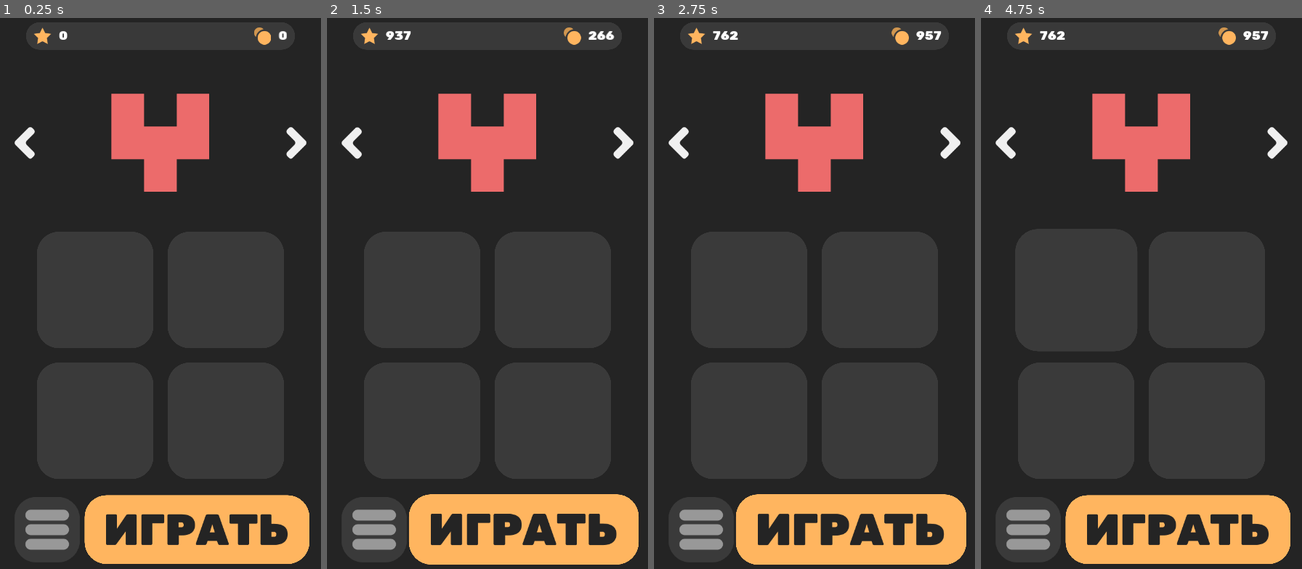
Above: before the commit, frames 1-4 (left to right).
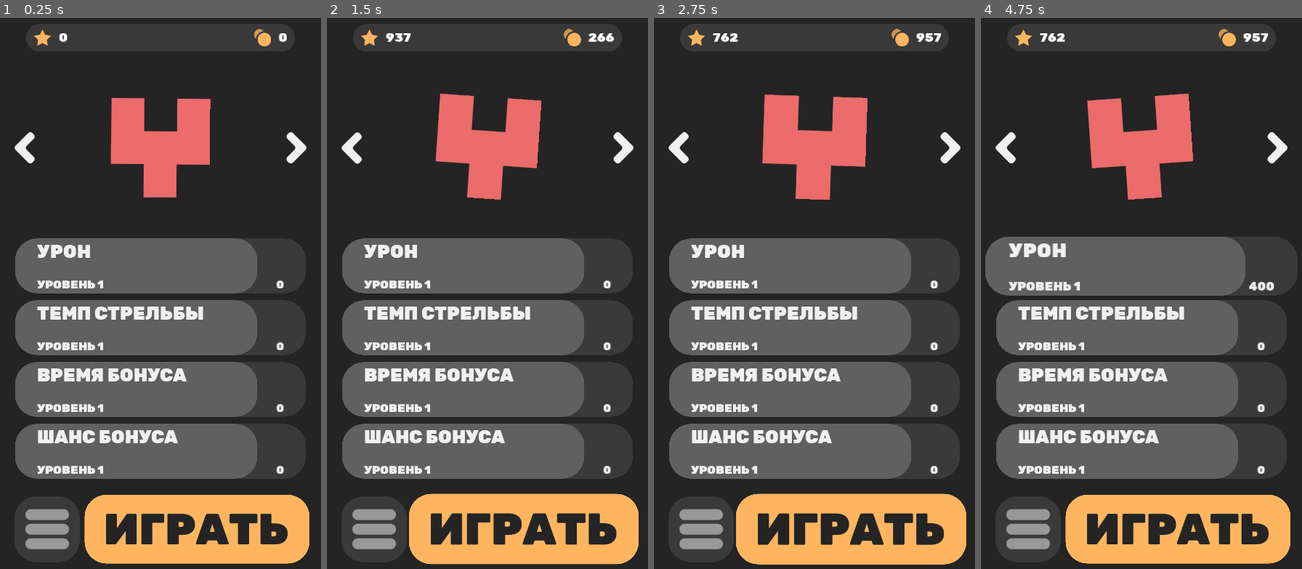
Above: after the commit, the same moments.

Repository: magwoo/Smash
Game: Godot game, scene res://scenes/interfaces/Main.tscn
The game is run twice, just before and just after one commit, with the same random seed, the same clock (stepped at 60 frames per second) and the same inputs.
Inputs (mouse positions are in pixels of both pictures, inside the frame that each line leads up to; where the layout moved, square brackets give the same spot in the first picture):
- Up to frame 1 (0.25 s): no input
- Up to frame 2 (1.5 s): click (387, 150) [387, 144] at 0.5 s; click (522, 530) at 1.25 s
- Up to frame 3 (2.75 s): click (849, 530) at 2 s
- Up to frame 4 (4.75 s): click (1241, 150) [1241, 144] at 2.75 s; click (1241, 150) [1241, 144] at 3.5 s; click (1141, 265) [1077, 287] at 4.25 s

The runs differ from the first frame. In frame 1, 31% of the frame differs, in the area x 4-97%, y 1-100%; in frame 2, 32%; in frame 3, 32%; in frame 4, 33%, in the area x 1-97%, y 1-100%.

Commit message:
added upgrade info

Diff:
--- a/global/Global.gd
+++ b/global/Global.gd
@@ -6,14 +6,14 @@
 
 const lerp_speed: float = 0.25	#lerp speed
 
-var timer: Timer
-
 var lerp_index: float = 1.0
 var time: float = 0.0
 var asint: float = 0.0
 
 var balance: int = 0
 var high_score: int = 0
+
+var upgrades: Array = [1, 1, 1, 1]
 
 var cut_number_dic: Dictionary = {
 	1: 'K',
@@ -25,20 +25,13 @@
 
 
 func _ready() -> void:
-	print('425 -> ',cut_number(425))
-	print('42521 -> ',cut_number(42521))
-	print('4252187 -> ',cut_number(4252187))
-	print('425218709 -> ',cut_number(425218709))
-	print('42521870911 -> ',cut_number(42521870911))
-	print('4252187091167 -> ',cut_number(4252187091167))
-	print('4252187091167476 -> ',cut_number(4252187091167476))
+	pass
 
 
 func _process(_delta: float) -> void:
 	time += _delta
 	lerp_index = lerp_speed * _delta * 60
-	asint = abs(sin(time))
-
+	asint = sin(time)
 
 static func get_lerp_speed() -> float:
 	return 0.25
--- a/project.godot
+++ b/project.godot
@@ -44,6 +44,11 @@
 
 common/drop_mouse_on_gui_input_disabled=true
 
+[locale]
+
+translations=PoolStringArray(  )
+locale_filter=[ 1, [ "en", "ru" ] ]
+
 [physics]
 
 common/enable_pause_aware_picking=true
--- /dev/null
+++ b/scenes/interfaces/Main.gd
@@ -0,0 +1 @@
+extends Control
--- a/scenes/interfaces/Main.tscn
+++ b/scenes/interfaces/Main.tscn
@@ -12,6 +12,11 @@
 [ext_resource path="res://resources/images/BalanceIcon.svg" type="Texture" id=10]
 [ext_resource path="res://scenes/interfaces/BalanceText.gd" type="Script" id=11]
 [ext_resource path="res://scenes/interfaces/PlayButton.gd" type="Script" id=12]
+[ext_resource path="res://scenes/interfaces/Main.gd" type="Script" id=13]
+[ext_resource path="res://scenes/interfaces/PlayerSelector.gd" type="Script" id=14]
+[ext_resource path="res://scenes/interfaces/Upgrade.gd" type="Script" id=15]
+[ext_resource path="res://resources/fonts/Rubik-Black.ttf" type="DynamicFontData" id=16]
+[ext_resource path="res://scenes/interfaces/UpgradeButton.gd" type="Script" id=17]
 
 [sub_resource type="StyleBoxFlat" id=1]
 bg_color = Color( 1, 1, 1, 0.0980392 )
@@ -20,6 +25,13 @@
 corner_radius_bottom_right = 40
 corner_radius_bottom_left = 40
 
+[sub_resource type="StyleBoxFlat" id=4]
+bg_color = Color( 0.376471, 0.376471, 0.376471, 1 )
+corner_radius_top_left = 48
+corner_radius_top_right = 48
+corner_radius_bottom_right = 48
+corner_radius_bottom_left = 48
+
 [sub_resource type="StyleBoxFlat" id=2]
 bg_color = Color( 0.227451, 0.227451, 0.227451, 1 )
 corner_radius_top_left = 48
@@ -27,6 +39,21 @@
 corner_radius_bottom_right = 48
 corner_radius_bottom_left = 48
 
+[sub_resource type="DynamicFont" id=5]
+size = 40
+use_filter = true
+font_data = ExtResource( 16 )
+
+[sub_resource type="DynamicFont" id=6]
+size = 26
+use_filter = true
+font_data = ExtResource( 16 )
+
+[sub_resource type="DynamicFont" id=7]
+size = 24
+use_filter = true
+font_data = ExtResource( 16 )
+
 [sub_resource type="StyleBoxFlat" id=3]
 bg_color = Color( 1, 0.709804, 0.372549, 1 )
 corner_radius_top_left = 48
@@ -35,12 +62,18 @@
 corner_radius_bottom_left = 48
 
 [node name="MainMenu" type="Control"]
-anchor_right = 1.0
-anchor_bottom = 1.0
+anchor_left = 0.5
+anchor_right = 0.5
+anchor_bottom = 1.0
+margin_left = -360.0
+margin_right = 360.0
+script = ExtResource( 13 )
 
 [node name="MainMargin" type="MarginContainer" parent="."]
 anchor_right = 1.0
 anchor_bottom = 1.0
+rect_min_size = Vector2( 720, 0 )
+size_flags_horizontal = 4
 custom_constants/margin_right = 32
 custom_constants/margin_left = 32
 
@@ -50,9 +83,9 @@
 margin_bottom = 1280.0
 
 [node name="Info" type="MarginContainer" parent="MainMargin/MainVBox"]
-margin_top = 8.0
-margin_right = 656.0
-margin_bottom = 148.0
+margin_top = 12.0
+margin_right = 656.0
+margin_bottom = 152.0
 size_flags_vertical = 6
 size_flags_stretch_ratio = 0.5
 custom_constants/margin_right = 32
@@ -127,11 +160,12 @@
 script = ExtResource( 11 )
 
 [node name="Player" type="HBoxContainer" parent="MainMargin/MainVBox"]
-margin_top = 161.0
-margin_right = 656.0
-margin_bottom = 481.0
+margin_top = 172.0
+margin_right = 656.0
+margin_bottom = 492.0
 rect_min_size = Vector2( 0, 320 )
 size_flags_vertical = 6
+script = ExtResource( 14 )
 
 [node name="PreviusButton" type="Button" parent="MainMargin/MainVBox/Player"]
 margin_right = 215.0
@@ -167,103 +201,290 @@
 press_scale = 0.95
 
 [node name="Upgrade" type="MarginContainer" parent="MainMargin/MainVBox"]
-margin_top = 485.0
-margin_right = 656.0
-margin_bottom = 1093.0
+margin_top = 500.0
+margin_right = 656.0
+margin_bottom = 1092.0
 rect_min_size = Vector2( 0, 420 )
 size_flags_vertical = 6
 size_flags_stretch_ratio = 1.75
-custom_constants/margin_right = 48
 custom_constants/margin_top = 32
-custom_constants/margin_left = 48
 custom_constants/margin_bottom = 32
-
-[node name="UpgradeGrid" type="GridContainer" parent="MainMargin/MainVBox/Upgrade"]
-margin_left = 56.0
+script = ExtResource( 15 )
+
+[node name="UpgradeGrid" type="VBoxContainer" parent="MainMargin/MainVBox/Upgrade"]
+margin_left = 8.0
 margin_top = 32.0
-margin_right = 600.0
-margin_bottom = 576.0
+margin_right = 648.0
+margin_bottom = 560.0
 size_flags_horizontal = 4
-custom_constants/vseparation = 32
-custom_constants/hseparation = 32
-columns = 2
+custom_constants/separation = 16
 
 [node name="UpgradeButton1" type="Button" parent="MainMargin/MainVBox/Upgrade/UpgradeGrid"]
-margin_right = 256.0
-margin_bottom = 256.0
-rect_min_size = Vector2( 256, 256 )
-focus_mode = 0
-custom_styles/hover = SubResource( 2 )
-custom_styles/pressed = SubResource( 2 )
-custom_styles/focus = SubResource( 2 )
-custom_styles/disabled = SubResource( 2 )
-custom_styles/normal = SubResource( 2 )
-enabled_focus_mode = 0
+margin_right = 640.0
+margin_bottom = 120.0
+rect_min_size = Vector2( 640, 120 )
+focus_mode = 0
+enabled_focus_mode = 0
+flat = true
 icon_align = 1
 expand_icon = true
-script = ExtResource( 1 )
-focus_scale = 1.05
-press_scale = 0.95
+script = ExtResource( 17 )
+buy_cost = 400
+
+[node name="ProgressBar" type="ProgressBar" parent="MainMargin/MainVBox/Upgrade/UpgradeGrid/UpgradeButton1"]
+anchor_right = 1.0
+anchor_bottom = 1.0
+mouse_filter = 2
+custom_styles/fg = SubResource( 4 )
+custom_styles/bg = SubResource( 2 )
+max_value = 1.2
+value = 1.0
+percent_visible = false
+
+[node name="TextMargin" type="MarginContainer" parent="MainMargin/MainVBox/Upgrade/UpgradeGrid/UpgradeButton1"]
+anchor_right = 1.0
+anchor_bottom = 1.0
+mouse_filter = 2
+custom_constants/margin_right = 48
+custom_constants/margin_top = 4
+custom_constants/margin_left = 48
+custom_constants/margin_bottom = 4
+
+[node name="Name" type="Label" parent="MainMargin/MainVBox/Upgrade/UpgradeGrid/UpgradeButton1/TextMargin"]
+margin_left = 48.0
+margin_top = 4.0
+margin_right = 592.0
+margin_bottom = 116.0
+size_flags_vertical = 1
+custom_colors/font_color = Color( 0.941176, 0.941176, 0.941176, 1 )
+custom_fonts/font = SubResource( 5 )
+text = "УРОН"
+
+[node name="Level" type="Label" parent="MainMargin/MainVBox/Upgrade/UpgradeGrid/UpgradeButton1/TextMargin"]
+margin_left = 48.0
+margin_top = 4.0
+margin_right = 592.0
+margin_bottom = 116.0
+size_flags_vertical = 1
+custom_colors/font_color = Color( 0.941176, 0.941176, 0.941176, 1 )
+custom_fonts/font = SubResource( 6 )
+text = "УРОВЕНЬ 1"
+valign = 2
+
+[node name="Cost" type="Label" parent="MainMargin/MainVBox/Upgrade/UpgradeGrid/UpgradeButton1/TextMargin"]
+margin_left = 48.0
+margin_top = 4.0
+margin_right = 592.0
+margin_bottom = 116.0
+size_flags_vertical = 1
+custom_colors/font_color = Color( 0.941176, 0.941176, 0.941176, 1 )
+custom_fonts/font = SubResource( 7 )
+text = "1.25K/1.5K"
+align = 2
+valign = 2
 
 [node name="UpgradeButton2" type="Button" parent="MainMargin/MainVBox/Upgrade/UpgradeGrid"]
-margin_left = 288.0
-margin_right = 544.0
+margin_top = 136.0
+margin_right = 640.0
 margin_bottom = 256.0
-rect_min_size = Vector2( 256, 256 )
-focus_mode = 0
-custom_styles/hover = SubResource( 2 )
-custom_styles/pressed = SubResource( 2 )
-custom_styles/focus = SubResource( 2 )
-custom_styles/disabled = SubResource( 2 )
-custom_styles/normal = SubResource( 2 )
-enabled_focus_mode = 0
+rect_min_size = Vector2( 640, 120 )
+focus_mode = 0
+enabled_focus_mode = 0
+flat = true
 icon_align = 1
 expand_icon = true
-script = ExtResource( 1 )
-focus_scale = 1.05
-press_scale = 0.95
+script = ExtResource( 17 )
+buy_cost = 100
+index = 2
+
+[node name="ProgressBar" type="ProgressBar" parent="MainMargin/MainVBox/Upgrade/UpgradeGrid/UpgradeButton2"]
+anchor_right = 1.0
+anchor_bottom = 1.0
+mouse_filter = 2
+custom_styles/fg = SubResource( 4 )
+custom_styles/bg = SubResource( 2 )
+max_value = 1.2
+value = 1.0
+percent_visible = false
+
+[node name="TextMargin" type="MarginContainer" parent="MainMargin/MainVBox/Upgrade/UpgradeGrid/UpgradeButton2"]
+anchor_right = 1.0
+anchor_bottom = 1.0
+mouse_filter = 2
+custom_constants/margin_right = 48
+custom_constants/margin_top = 4
+custom_constants/margin_left = 48
+custom_constants/margin_bottom = 4
+
+[node name="Name" type="Label" parent="MainMargin/MainVBox/Upgrade/UpgradeGrid/UpgradeButton2/TextMargin"]
+margin_left = 48.0
+margin_top = 4.0
+margin_right = 592.0
+margin_bottom = 116.0
+size_flags_vertical = 1
+custom_colors/font_color = Color( 0.941176, 0.941176, 0.941176, 1 )
+custom_fonts/font = SubResource( 5 )
+text = "ТЕМП СТРЕЛЬБЫ"
+
+[node name="Level" type="Label" parent="MainMargin/MainVBox/Upgrade/UpgradeGrid/UpgradeButton2/TextMargin"]
+margin_left = 48.0
+margin_top = 4.0
+margin_right = 592.0
+margin_bottom = 116.0
+size_flags_vertical = 1
+custom_colors/font_color = Color( 0.941176, 0.941176, 0.941176, 1 )
+custom_fonts/font = SubResource( 6 )
+text = "УРОВЕНЬ 1"
+valign = 2
+
+[node name="Cost" type="Label" parent="MainMargin/MainVBox/Upgrade/UpgradeGrid/UpgradeButton2/TextMargin"]
+margin_left = 48.0
+margin_top = 4.0
+margin_right = 592.0
+margin_bottom = 116.0
+size_flags_vertical = 1
+custom_colors/font_color = Color( 0.941176, 0.941176, 0.941176, 1 )
+custom_fonts/font = SubResource( 7 )
+text = "1.25K/1.5K"
+align = 2
+valign = 2
 
 [node name="UpgradeButton3" type="Button" parent="MainMargin/MainVBox/Upgrade/UpgradeGrid"]
-margin_top = 288.0
-margin_right = 256.0
-margin_bottom = 544.0
-rect_min_size = Vector2( 256, 256 )
-focus_mode = 0
-custom_styles/hover = SubResource( 2 )
-custom_styles/pressed = SubResource( 2 )
-custom_styles/focus = SubResource( 2 )
-custom_styles/disabled = SubResource( 2 )
-custom_styles/normal = SubResource( 2 )
-enabled_focus_mode = 0
+margin_top = 272.0
+margin_right = 640.0
+margin_bottom = 392.0
+rect_min_size = Vector2( 640, 120 )
+focus_mode = 0
+enabled_focus_mode = 0
+flat = true
 icon_align = 1
 expand_icon = true
-script = ExtResource( 1 )
-focus_scale = 1.05
-press_scale = 0.95
+script = ExtResource( 17 )
+buy_cost = 200
+index = 3
+
+[node name="ProgressBar" type="ProgressBar" parent="MainMargin/MainVBox/Upgrade/UpgradeGrid/UpgradeButton3"]
+anchor_right = 1.0
+anchor_bottom = 1.0
+mouse_filter = 2
+custom_styles/fg = SubResource( 4 )
+custom_styles/bg = SubResource( 2 )
+max_value = 1.2
+value = 1.0
+percent_visible = false
+
+[node name="TextMargin" type="MarginContainer" parent="MainMargin/MainVBox/Upgrade/UpgradeGrid/UpgradeButton3"]
+anchor_right = 1.0
+anchor_bottom = 1.0
+mouse_filter = 2
+custom_constants/margin_right = 48
+custom_constants/margin_top = 4
+custom_constants/margin_left = 48
+custom_constants/margin_bottom = 4
+
+[node name="Name" type="Label" parent="MainMargin/MainVBox/Upgrade/UpgradeGrid/UpgradeButton3/TextMargin"]
+margin_left = 48.0
+margin_top = 4.0
+margin_right = 592.0
+margin_bottom = 116.0
+size_flags_vertical = 1
+custom_colors/font_color = Color( 0.941176, 0.941176, 0.941176, 1 )
+custom_fonts/font = SubResource( 5 )
+text = "ВРЕМЯ БОНУСА"
+
+[node name="Level" type="Label" parent="MainMargin/MainVBox/Upgrade/UpgradeGrid/UpgradeButton3/TextMargin"]
+margin_left = 48.0
+margin_top = 4.0
+margin_right = 592.0
+margin_bottom = 116.0
+size_flags_vertical = 1
+custom_colors/font_color = Color( 0.941176, 0.941176, 0.941176, 1 )
+custom_fonts/font = SubResource( 6 )
+text = "УРОВЕНЬ 1"
+valign = 2
+
+[node name="Cost" type="Label" parent="MainMargin/MainVBox/Upgrade/UpgradeGrid/UpgradeButton3/TextMargin"]
+margin_left = 48.0
+margin_top = 4.0
+margin_right = 592.0
+margin_bottom = 116.0
+size_flags_vertical = 1
+custom_colors/font_color = Color( 0.941176, 0.941176, 0.941176, 1 )
+custom_fonts/font = SubResource( 7 )
+text = "1.25K/1.5K"
+align = 2
+valign = 2
 
 [node name="UpgradeButton4" type="Button" parent="MainMargin/MainVBox/Upgrade/UpgradeGrid"]
-margin_left = 288.0
-margin_top = 288.0
-margin_right = 544.0
-margin_bottom = 544.0
-rect_min_size = Vector2( 256, 256 )
-focus_mode = 0
-custom_styles/hover = SubResource( 2 )
-custom_styles/pressed = SubResource( 2 )
-custom_styles/focus = SubResource( 2 )
-custom_styles/disabled = SubResource( 2 )
-custom_styles/normal = SubResource( 2 )
-enabled_focus_mode = 0
+margin_top = 408.0
+margin_right = 640.0
+margin_bottom = 528.0
+rect_min_size = Vector2( 640, 120 )
+focus_mode = 0
+enabled_focus_mode = 0
+flat = true
 icon_align = 1
 expand_icon = true
-script = ExtResource( 1 )
-focus_scale = 1.05
-press_scale = 0.95
+script = ExtResource( 17 )
+buy_cost = 300
+index = 4
+
+[node name="ProgressBar" type="ProgressBar" parent="MainMargin/MainVBox/Upgrade/UpgradeGrid/UpgradeButton4"]
+anchor_right = 1.0
+anchor_bottom = 1.0
+mouse_filter = 2
+custom_styles/fg = SubResource( 4 )
+custom_styles/bg = SubResource( 2 )
+max_value = 1.2
+value = 1.0
+percent_visible = false
+
+[node name="TextMargin" type="MarginContainer" parent="MainMargin/MainVBox/Upgrade/UpgradeGrid/UpgradeButton4"]
+anchor_right = 1.0
+anchor_bottom = 1.0
+mouse_filter = 2
+custom_constants/margin_right = 48
+custom_constants/margin_top = 4
+custom_constants/margin_left = 48
+custom_constants/margin_bottom = 4
+
+[node name="Name" type="Label" parent="MainMargin/MainVBox/Upgrade/UpgradeGrid/UpgradeButton4/TextMargin"]
+margin_left = 48.0
+margin_top = 4.0
+margin_right = 592.0
+margin_bottom = 116.0
+size_flags_vertical = 1
+custom_colors/font_color = Color( 0.941176, 0.941176, 0.941176, 1 )
+custom_fonts/font = SubResource( 5 )
+text = "ШАНС БОНУСА"
+
+[node name="Level" type="Label" parent="MainMargin/MainVBox/Upgrade/UpgradeGrid/UpgradeButton4/TextMargin"]
+margin_left = 48.0
+margin_top = 4.0
+margin_right = 592.0
+margin_bottom = 116.0
+size_flags_vertical = 1
+custom_colors/font_color = Color( 0.941176, 0.941176, 0.941176, 1 )
+custom_fonts/font = SubResource( 6 )
+text = "УРОВЕНЬ 1"
+valign = 2
+
+[node name="Cost" type="Label" parent="MainMargin/MainVBox/Upgrade/UpgradeGrid/UpgradeButton4/TextMargin"]
+margin_left = 48.0
+margin_top = 4.0
+margin_right = 592.0
+margin_bottom = 116.0
+size_flags_vertical = 1
+custom_colors/font_color = Color( 0.941176, 0.941176, 0.941176, 1 )
+custom_fonts/font = SubResource( 7 )
+text = "1.25K/1.5K"
+align = 2
+valign = 2
 
 [node name="Buttom" type="MarginContainer" parent="MainMargin/MainVBox"]
-margin_top = 1097.0
-margin_right = 656.0
-margin_bottom = 1280.0
+margin_top = 1096.0
+margin_right = 656.0
+margin_bottom = 1279.0
 custom_constants/margin_bottom = 32
 
 [node name="ButtomHBox" type="HBoxContainer" parent="MainMargin/MainVBox/Buttom"]
--- /dev/null
+++ b/scenes/interfaces/PlayerSelector.gd
@@ -0,0 +1,33 @@
+extends HBoxContainer
+
+
+onready var player: TextureRect = $PlayerPreview
+onready var previus_button: ScaledButton = $PreviusButton
+onready var next_button: ScaledButton = $NextButton
+
+var player_init_angle: float = 0
+var player_target_angle: float = 0
+
+var select_player: int = 0
+
+
+func _ready() -> void:
+	previus_button.connect('pressed', self, '_previus_player')
+	next_button.connect('pressed', self, '_next_player')
+	player.rect_pivot_offset = player.rect_size / 2
+
+
+func _process(_delta: float) -> void:
+	player_init_angle = sin(Global.time) * 4
+	var target_scale: float = 1 + sin(Global.time / 2) / 20
+	player.rect_scale = Vector2(target_scale, target_scale)
+	player_target_angle = lerp(player_target_angle, player_init_angle, Global.lerp_index)
+	player.rect_rotation = lerp(player.rect_rotation, player_target_angle, Global.lerp_index)
+
+
+func _previus_player() -> void:
+	player_target_angle -= 25
+
+
+func _next_player() -> void:
+	player_target_angle += 25
--- /dev/null
+++ b/scenes/interfaces/Upgrade.gd
@@ -0,0 +1,13 @@
+extends MarginContainer
+
+
+var buttons: Array = []
+
+
+func _ready() -> void:
+	for i in $UpgradeGrid.get_child_count():
+		buttons.append($UpgradeGrid.get_child(i))
+
+
+func _process(_delta: float) -> void:
+	pass
--- /dev/null
+++ b/scenes/interfaces/UpgradeButton.gd
@@ -0,0 +1,43 @@
+extends ScaledButton
+
+
+onready var bar: ProgressBar = $ProgressBar
+onready var name_text: Label = $TextMargin/Name
+onready var level_text: Label = $TextMargin/Level
+onready var cost_text: Label = $TextMargin/Cost
+
+export(int) var buy_cost: int = 0
+export(int, 1, 4) var index: int = 1
+
+var cost: int = 0
+
+
+func _ready() -> void:
+	_update_all()
+
+
+func _process(_delta: float) -> void:
+	pass
+
+
+func _button_pressed() -> void:
+	Global.upgrades[index - 1] += 1
+	_update_all()
+
+
+func _update_all() -> void:
+	_update_bar()
+	_update_text()
+	_update_cost()
+
+
+func _update_cost() -> void:
+	cost = buy_cost * pow(Global.upgrades[index - 1], 2)
+
+
+func _update_bar() -> void:
+	pass
+
+
+func _update_text() -> void:
+	cost_text.text = Global.cut_number(cost)
Not shown: 1 places in scenes/interfaces/Main.tscn that only renumber resources
